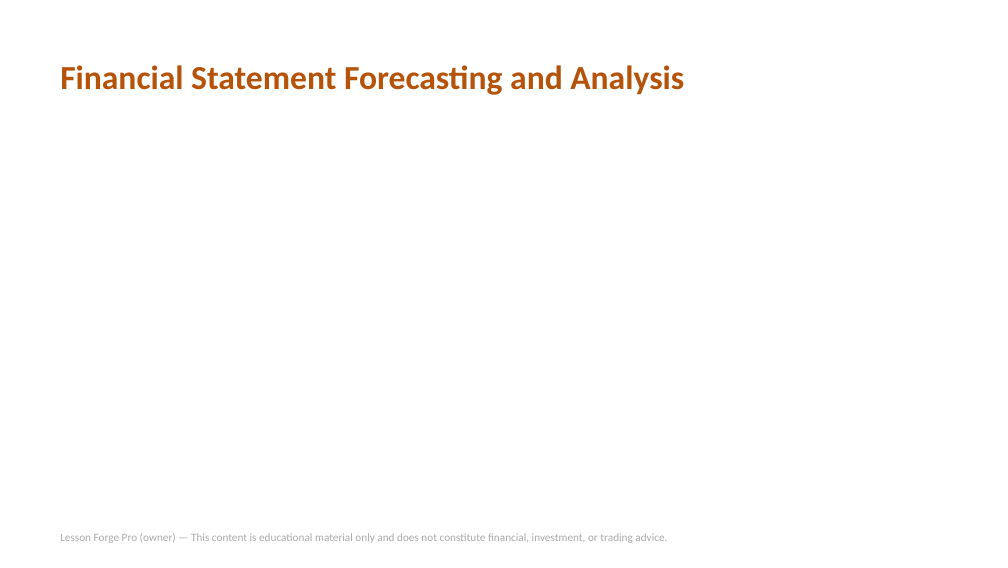
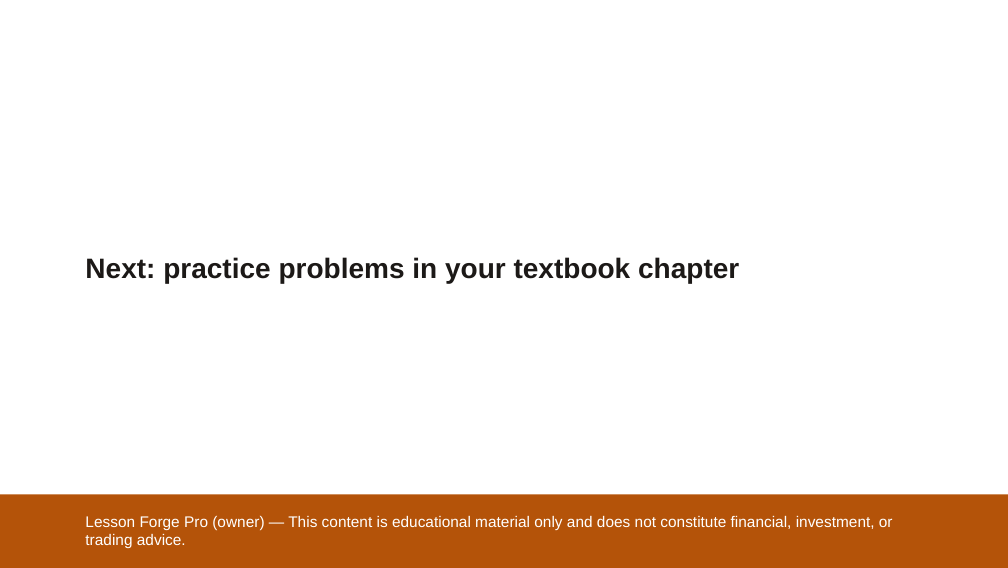
Before and after one commit to mbinmahfooz74-svg/lesson-forge-pro, a slide deck: slide 19 of docs/fmva/packs/day2-slides.pptx (slide 2 before the commit). Drawn at 1008x568 pixels with LibreOffice and Linux fonts; fonts in the diff are those of the drawing. Boxes give left, top, right and bottom in pixels: in the first picture for what was removed or moved away, otherwise in the second. Text is boxed around its words. In the diff, an @@ line names an element or a change of style, - is before the commit and + after.

```diff
--- a/docs/fmva/packs/day2-slides.pptx
+++ b/docs/fmva/packs/day2-slides.pptx
@@ text removed at <box>60,65,684,95</box> @@
-Financial Statement Forecasting and Analysis
@@ text added at <box>85,257,739,283</box>, 20 pt, text #1C1917, bold @@
+Next: practice problems in your textbook chapter
@@ rectangle added at <box>0,494,1008,568</box>, fill #B45309 @@
@@ text "Lesson Forge Pro (owner) — ...": place and size @@
-text "Lesson Forge Pro (owner) — ..." at <box>60,533,667,543</box>
+text "Lesson Forge Pro (owner) — ..." at <box>85,515,893,548</box>
@@ text "Lesson Forge Pro (owner) — ..." at <box>85,515,893,548</box>: size 8 to 11 pt, font Calibri to Arial, text colour #AAAAAA to #FFFFFF @@
```
Also in this commit, not shown: 1 other slide changed, 17 slides added, 10 slides removed, 30 other files.
